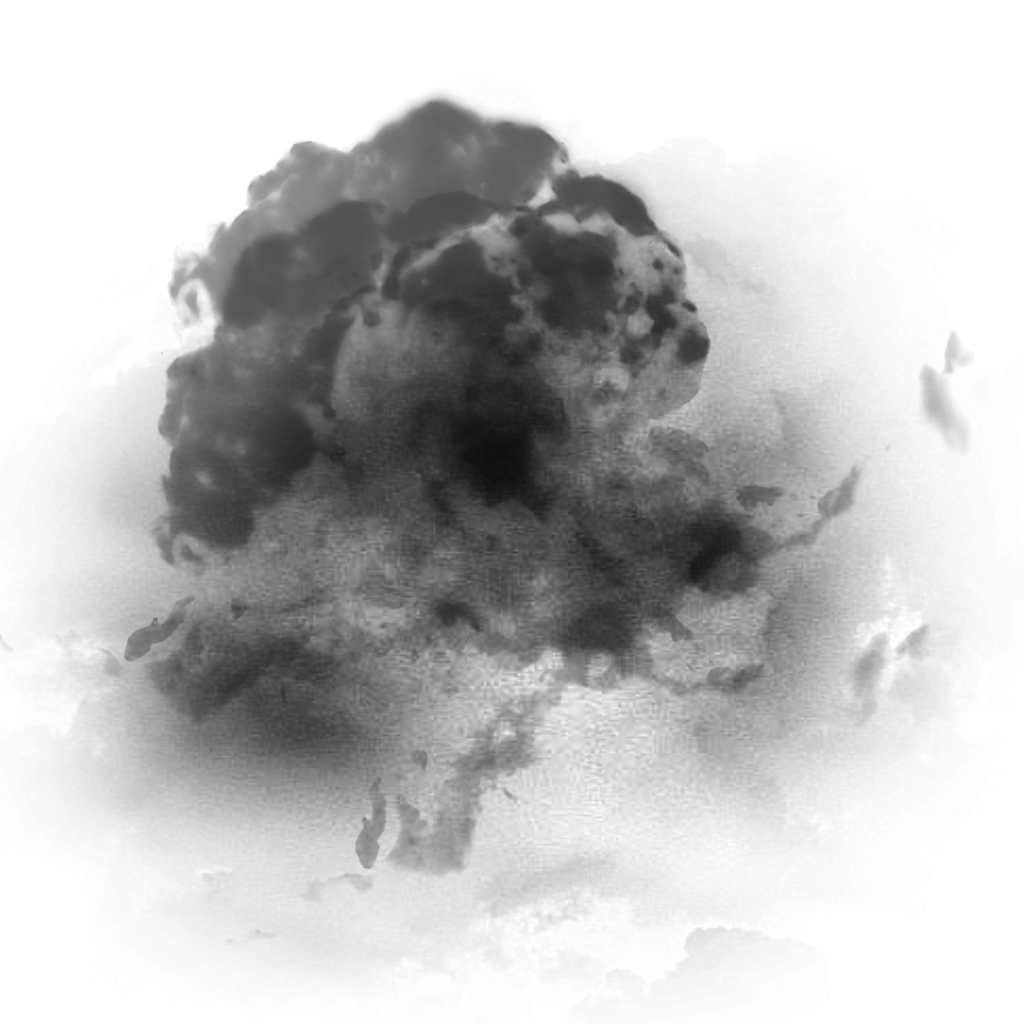
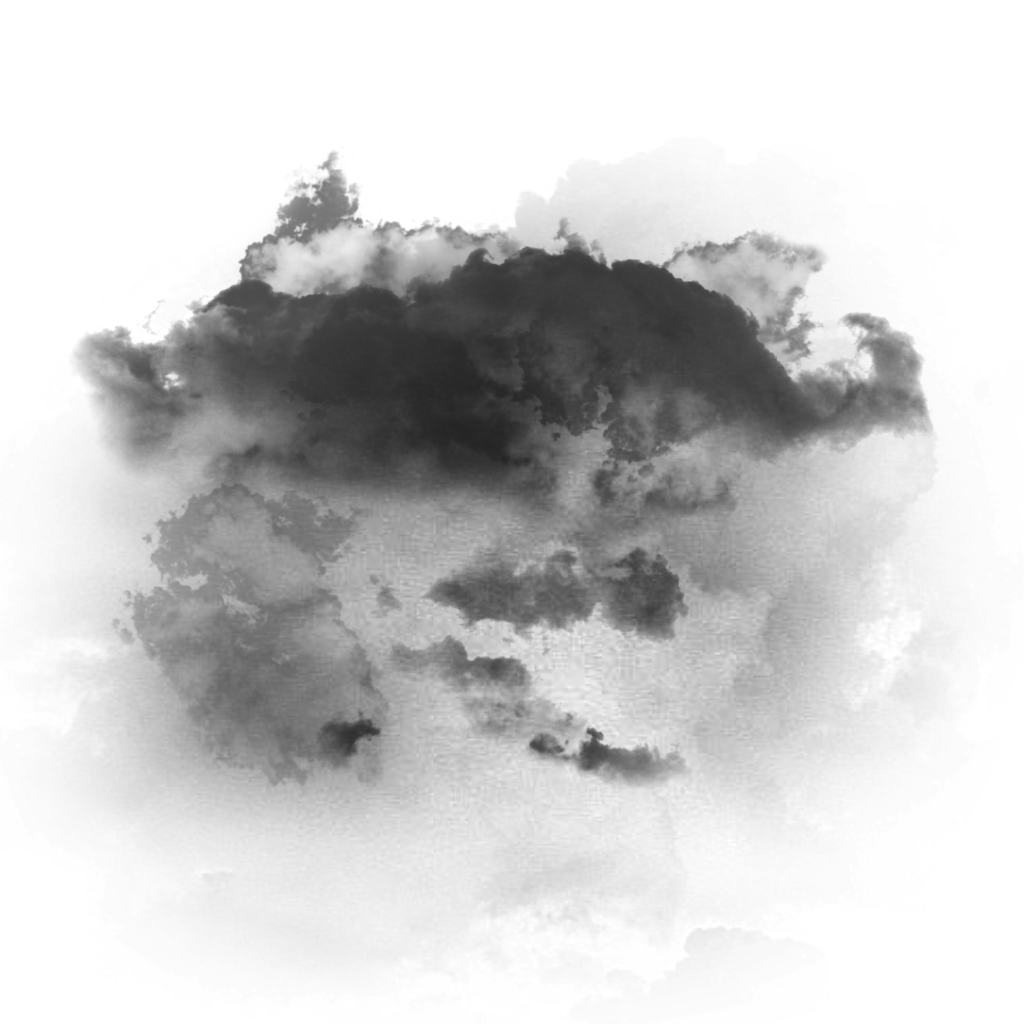
Layer changes from the first 1024 × 1024 image to the second:
hid "Layer 3", painted on it over (x1=0, y1=72, x2=976, y2=947)
showed "Layer 2", painted on it over (x1=68, y1=145, x2=935, y2=797)
"BG": opacity 87% → 59%, painted on it over (x1=0, y1=135, x2=986, y2=1010)
